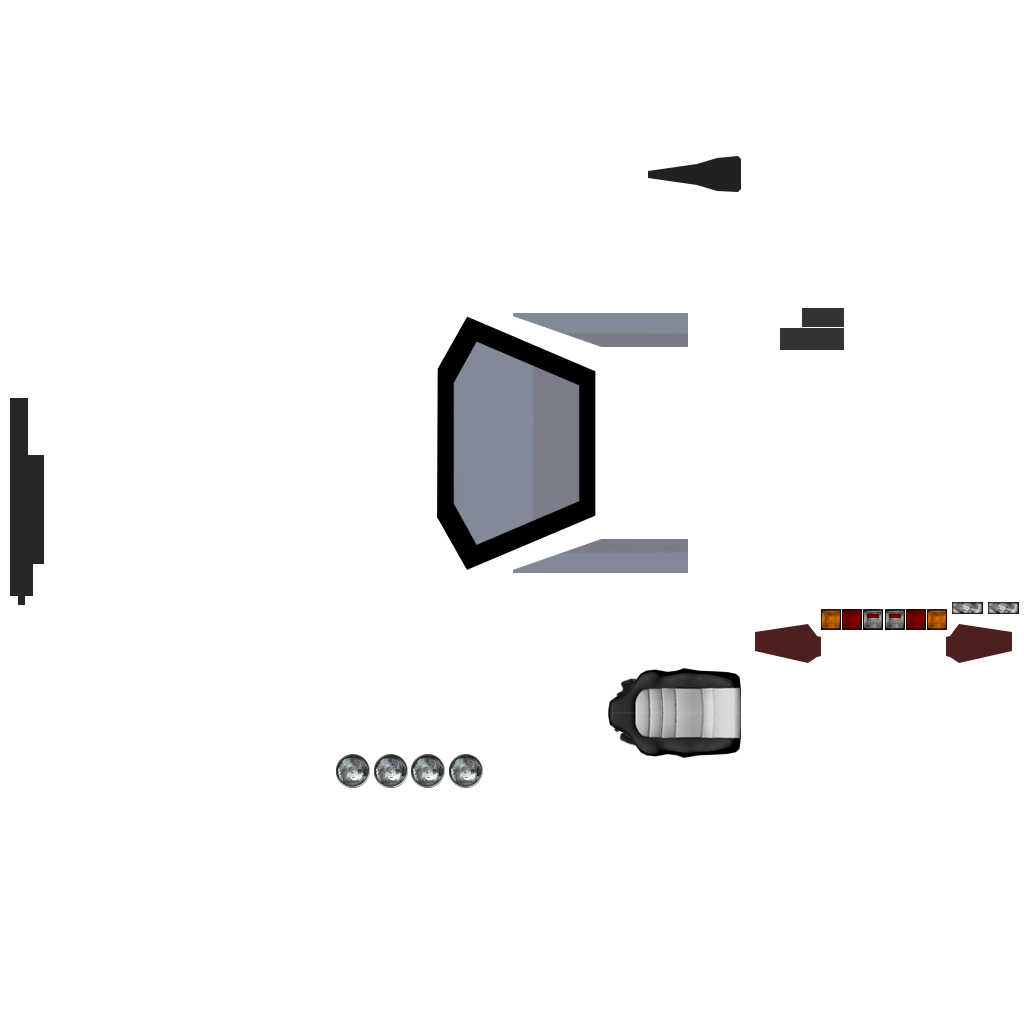
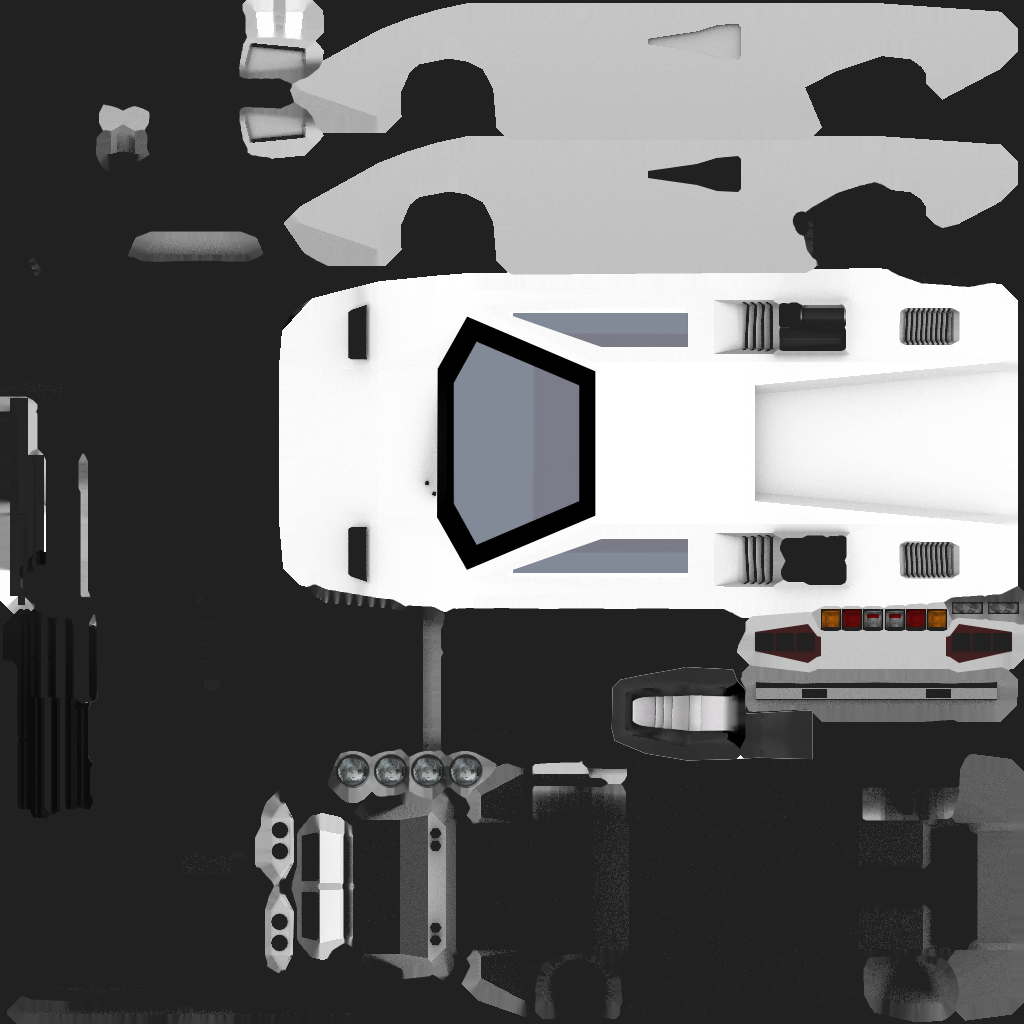
Comparing the layer stacks of the two 1024px x 1024px images. Changes:
added group "AMBIENT OCCLUSION" with 2 layers in group "SHELL" over (0, 0, 1024, 1024)
added layer "Заливка цветом 2" in group "AMBIENT OCCLUSION" over (0, 0, 1024, 1024)
added layer "DOORS" in group "INTERIOR" over (3, 259, 334, 823)
painted on "CHAIRS" over (608, 667, 813, 761)
